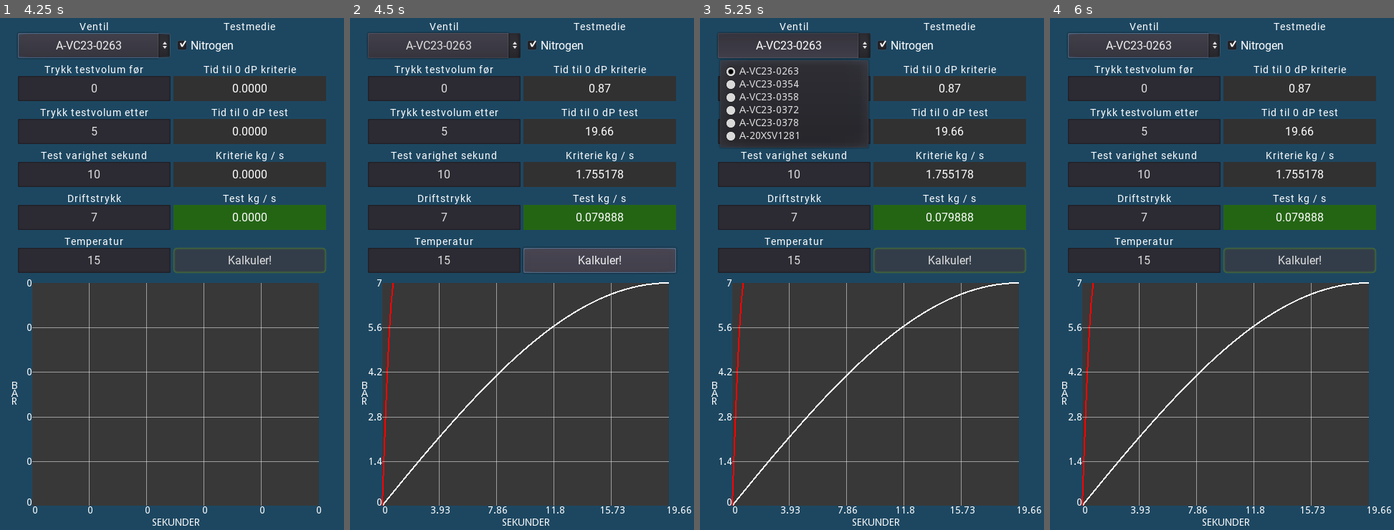
Above: before the commit, frames 1-4 (left to right).
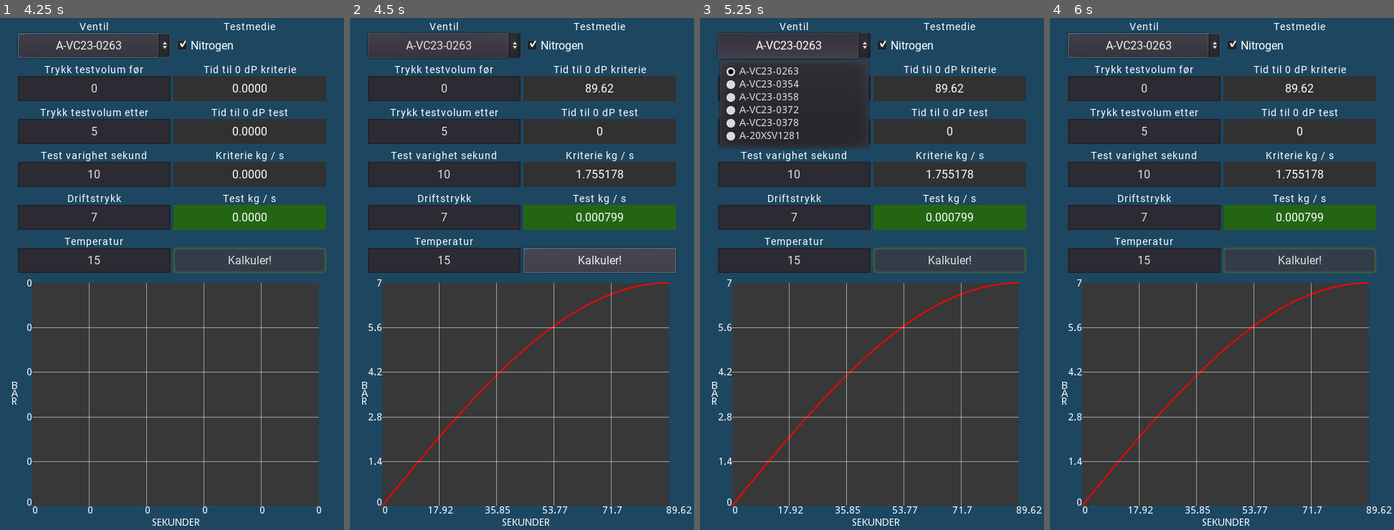
Above: after the commit, the same moments.

Repository: Keroflux/Critical-leak-test
Game: Godot game, scene res://Control.tscn
The game is run twice, just before and just after one commit, with the same random seed, the same clock (stepped at 60 frames per second) and the same inputs.
Inputs:
- Up to frame 1 (4.25 s): click "A-VC23-0263" at 0.5 s; click "Kalkuler!" at 1.25 s; click "Nitrogen" at 2 s; click "A-VC23-0263" at 2.75 s; click "Nitrogen" at 3.5 s
- Up to frame 2 (4.5 s): click "Kalkuler!" at 4.25 s
- Up to frame 3 (5.25 s): click "A-VC23-0263" at 5 s
- Up to frame 4 (6 s): click "Nitrogen" at 5.75 s

Frame 1 is identical in both runs. In frame 2, 1.0% of the frame differs, in the area x 9-100%, y 12-97%; in frame 3, 1.0%; in frame 4, 1.0%.

Commit message:
Ny og bedre?

Diff:
--- a/Control.tscn
+++ b/Control.tscn
@@ -1,6 +1,6 @@
 [gd_scene load_steps=9 format=2]
 
-[ext_resource path="res://Lekkasje.gd" type="Script" id=1]
+[ext_resource path="res://Lekkasje2.gd" type="Script" id=1]
 [ext_resource path="res://Trend.gd" type="Script" id=2]
 [ext_resource path="res://TrendLine.gd" type="Script" id=3]
 [ext_resource path="res://Font16l.tres" type="DynamicFont" id=4]
--- /dev/null
+++ b/Lekkasje2.gd
@@ -0,0 +1,365 @@
+extends Control
+
+var tag : String = "A-VC23-0263"
+var type : String = "Valve"
+
+# Variabler til bruk i kalkulering av lekkasje kriterie
+var MW: float = 28.01 	# MOL vekt for test medie
+var P1: float = 2.0 	# Trykk utenfor testvolum
+var P2: float = 1.0 	# Trykk i testvolum før test
+var PB: float = 1.0 	# Trykk i testvolum etter test
+var T: float = 15.0 	# Temperatur test medie
+var Di: float= 372.0 	# Indre rør diameter
+var Z: float = 0.98 	# Kompressabilitet til testmedie
+
+# Variabler til kalkulering av lekkasjerate under test
+var volume: float = 0.11876		# Testvolumet i m3
+const R: float = 8314.5			# Gasskonstanten
+var test_time: float = 900.0	# Testvarighet i sekunder
+
+# Variabler for lagring av resultat av kalkulasjoner
+var kgs_crit: float = 0.0	# Lekkasjekriterie i kg / s
+var kgs_test: float = 0.0	# Lekkasjerate under test i kg / s
+var kgs_real: float = 0.0	# Den faktiske lekkasjeraten under test i kg / s
+var sec_crit: float = 0.0	# Hvor lang tid i sekunder det tar for å nå 0 dP ved kriterie
+var sec_test: float = 0.0	# Hvor lang tid i sekunder det tar for å nå 0 dP ved test
+var P2_crit: Array = []		# Lagring av trend ved integrering av kriterie
+var P2_test: Array = []		# Lagring av trend ved integrering av test
+var test_orifice: float = 0.0
+
+# Ubrukt, tror jeg
+var comp_f = 0.98
+#var R = 0.000083145
+var max_leak_rate = 6006
+var k := 1.416
+var leak_krit = 0.1
+var Za = 0.9978
+
+
+# Legger ventilene i nedrekkslisten
+func _ready():
+	for i in VALVES.valves:
+		$"%OptionButton".add_item(i)
+
+
+# Kalkulerer lekkasjekriterie i kg / s
+func calc_leak_crit_gas(ori: float, dp: float)->float:
+	var K: float = 273.15 + T
+	var dP: float = dp
+	if P1 == 0:
+		P1 = 1
+	var Pr: float = dP / P1
+	var Do: float = ori / 10.0
+	var Yo: float = 1.008 - 0.338 * Pr
+	if Pr < 0.29:
+		Yo = 1 - 0.31 * Pr
+	var dg: float = (MW * P1) / (0.08314 * K * Z)
+	var kg_h: float = Do * Do * Yo * 0.62 * 1.265 * pow((dP * dg), 0.5)
+	var kg_s: float = kg_h / 3600
+	kg_s = abs(kg_s)
+	return kg_s
+
+
+# Kalkulerer (gjennimsnitt) lekkasje under test i kg / s
+func calc_leak_rate_gas()->float:
+	var K: float = 273.15 + T
+	var m1: float = P2 * 100000 * volume * MW / (Z * R * K)
+	var m2: float = PB * 100000 * volume * MW / (Z * R * K)
+	var kg_s: float = (m1 - m2) / test_time
+	var n: float = (m2 * 1000) / MW
+	var z: float = (PB * 100000 * volume) / (n * (R / 1000) * K)
+	kg_s = abs(kg_s)
+	return kg_s
+
+
+# Kalkulering orifice diameter ved gitt lekkasje
+func calc_orifice(kgs: float)->float:
+	var kgh = kgs * 3600
+	var K: float = 273.15 + T
+	var dP: float = P1 - P2
+	if P1 == 0:
+		P1 = 1
+	var Pr: float = dP / P1
+	var Yo: float = 1.008 - 0.338 * Pr
+	if Pr < 0.29:
+		Yo = 1 - 0.31 * Pr
+	var dg: float = (MW * P1) / (0.08314 * K * Z)
+	var orifice = sqrt(kgh / (Yo * 0.62 * 1.265 * pow((dP * dg), 0.5)))
+	return orifice
+
+
+# Mater test lekkasjeraten til integrerings funksjonen for å finne ut sekunder
+# til 0 dP
+func integrate_leak()->float:
+	var kg_s: float = calc_leak_rate_gas()
+	var kg_h: float = kgs_real * 3600
+	var orifice: float = calc_orifice(kg_h)
+	var sec: float = integrate_leak_gas("Test", orifice)
+	return sec
+
+
+# For ventiler med fast lekkasjerate på 0.05 kg / s
+func integrate_leak_005()->float:
+	var kg_s: float = 0.05
+	var kg_h: float = 0.05 * 3600
+	var orifice: float = calc_orifice(kg_h)
+	var sec: float = integrate_leak_gas("Test", orifice)
+	return sec
+
+
+# Regner ut sekunder det vil ta å nå 0 dP i testsegmentet ved en gitt lekasjerate
+# og lagrer punkter for å lage trend til forventet trykkutvikling
+func integrate_leak_gas(type: String, ori: float)->float:
+	var sec: float = 0.0
+	var count: int = 15
+	var step: float = 0.01
+	var p1 = P1
+	var p2 = P2
+	if type == "Criteria":
+		P2_crit.clear()
+	else:
+		P2_test.clear()
+	while p2 < p1:
+		var K: float = 273.15 + T
+		var m1: float = p2 * 100000 * volume * MW / (Z * R * K)
+		var leak = calc_leak_crit_gas(ori, p1 - p2)
+		m1 += leak * step
+		p2 = m1 / (100000 * volume * MW / (Z * R * K))
+		sec += step
+		if count == 15:
+			if type == "Criteria":
+				P2_crit.append(p2)
+			else:
+				P2_test.append(p2)
+			count = 0
+		count += 1
+	return sec
+
+
+func find_real_leak2():
+	var p0 = P2
+	var t0 := 0.0
+	var t = test_time
+	var p = PB
+	var ori = calc_orifice(kgs_test * 3600)
+	var kgs := 0.0
+
+	var m0 = p0 * 100000 * volume * MW / (Z * R * (T + 273.15))
+	var dt := 0.05
+	for i in range (1000):
+		ori += 0.01
+		t0 = 0
+		p0 = P2
+		m0 = p0 * 100000 * volume * MW / (Z * R * (T + 273.15))
+		while t0 <= test_time:
+			var K: float = 273.15 + T
+			var dP: float = P1 - p0
+			if P1 == 0:
+				P1 = 1
+			var Pr: float = dP / P1
+			var Do = ori
+			var Yo: float = 1.008 - 0.338 * Pr
+			if Pr < 0.29:
+				Yo = 1 - 0.31 * Pr
+			var dg: float = (MW * P1) / (0.08314 * K * Z)
+			var kg_h: float = Do * Do * Yo * 0.62 * 1.265 * pow((dP * dg), 0.5)
+			var kg_s: float = kg_h / 3600
+			kg_s = abs(kg_s)
+
+			m0 += kg_s * dt
+			p0 = m0 / (100000 * volume * MW / (Z * R * (T + 273.15)))
+			t0 += dt
+
+			if p0 >= p:
+				kgs = kg_s
+				break
+
+		if p0 >= p:
+			return calc_leak_crit_gas(ori, P1 - P2)
+
+
+# Kalkulerer den høyeste (første) lekkasjeraten under testen fra gjennomsnittet
+func find_real_leak(orifice, kgs):
+	var num = 0
+	var p0 = P2								#Trykk før test
+	var t0 := 0.0							#Klakulert test varighet
+	var t = test_time						#Test varighet
+	var p = PB								#Trykk etter test
+	var ori_pre = kgs / (P1 - P2) * 25	#Predikerer en sikker økning av orifice før loopen
+	var predicted_orifice = orifice + ori_pre #Orifice testraten tilsvarer
+	var m0 := 0.0							#Masse ved teststart
+	var dt := 1.0 / 50.0 					#Tidsenhet
+#	Loop som øker størrelsen på orificen for hver ieterasjon og simulerer trykkoppbygging.
+#	Når simulert sluttrykk (p0) når testens sluttrykk (p) og simulert testvarighet (t0)
+#	er større eller lik testvarighet (test_time) returneres lekkasjeraten for tilsvarende orifice
+	for i in range (1000):
+		predicted_orifice += 0.01
+		t0 = 0
+		p0 = P2
+		m0 = p0 * 100000 * volume * MW / (Z * R * (T + 273.15))
+		while p0 < p:
+			var K: float = 273.15 + T
+			var dP: float = P1 - p0
+			if P1 == 0:
+				P1 = 1
+			var Pr: float = dP / P1
+			var Do : float = predicted_orifice
+			var Yo: float = 1.008 - 0.338 * Pr
+			if Pr < 0.29:
+				Yo = 1 - 0.31 * Pr
+			var dg: float = (MW * P1) / (0.08314 * K * Z)
+			var kg_h: float = Do * Do * Yo * 0.62 * 1.265 * pow((dP * dg), 0.5)
+			var kg_s: float = kg_h / 3600
+			kg_s = abs(kg_s)
+
+			m0 += kg_s * dt
+			p0 = m0 / (100000 * volume * MW / (Z * R * (T + 273.15)))
+			t0 += dt
+			num += 1
+			if p0 >= p:
+				break
+
+		if t0 <= test_time:
+			return calc_leak_crit_gas(predicted_orifice, P1 - P2)
+
+
+# Setter verdier for testmedie og ventil
+func set_test_variables()->void:
+	var valve = VALVES.valves[tag]
+
+	if $"%Nitrogen".pressed:
+		MW = 28.01
+		Z = 0.98
+	else:
+		MW = valve["MW"]
+		Z = valve["Z"]
+
+	if valve["Di"] == 0:
+		type = "Valve"
+	else:
+		type = "Check"
+		Di = valve["Di"]
+		volume = valve["volume"]
+
+
+# Sender verdier til trend og starter tegning
+func init_trend()->void:
+	$"%Trend".test = P2_test
+	$"%Trend".crit = P2_crit
+	if sec_test >= sec_crit:
+		$"%Trend".seconds = sec_test
+	else:
+		$"%Trend".seconds = sec_crit
+	$"%Trend".max_pressure = P1 - 1
+	$"%Trend".min_pressure = P2 - 1
+	$"%Trend".calculate_point_distance()
+	$"%Trend".place_sec_marks()
+	$"%TrendLine".data_points = P2_test
+	$"%TrendLine2".data_points = P2_crit
+	$"%TrendLine".trend_run()
+	$"%TrendLine2".trend_run()
+
+
+# Klikkevent fra "kalkuler" kanppen
+func _on_Button_pressed()->void:
+	P2 = float($"%PressureStart".text) + 1
+	P1 = float($"%PressureExternal".text) + 1
+	PB = float($"%PressureAfter".text) + 1
+	T = float($"%Temperatur".text)
+	test_time = float($"%TestTime".text)
+
+	set_test_variables()
+
+	if type == "Valve":
+		kgs_crit = 0.05
+	else:
+		kgs_crit = calc_leak_crit_gas(Di, P1 - P2)
+	var crit_orifice = calc_orifice(kgs_crit)
+	print(crit_orifice)
+	sec_crit = integrate_leak_gas("Criteria", Di / 10)
+
+	kgs_test = calc_leak_rate_gas()
+	test_orifice = calc_orifice(kgs_test)
+	kgs_real = find_real_leak(test_orifice, kgs_test)
+	test_orifice = calc_orifice(kgs_real)
+#	sec_test = integrate_leak_gas("Test", test_orifice)
+
+	$"%LeakRate".text = str(kgs_real)
+	$"%CritLeak".text = str(kgs_crit)
+
+	$"%CritLeakSec".text = str(sec_crit)
+	$"%LeakSec".text = str(sec_test)
+	init_trend()
+
+	if kgs_real > kgs_crit:
+		$"%LeakRate".get_stylebox("normal").bg_color = Color(0.583008, 0.04327, 0.04327)
+	else:
+		$"%LeakRate".get_stylebox("normal").bg_color = Color(0.141176, 0.396078, 0.078431)
+
+
+# Klikkevent fra netrekkslisten
+func _on_OptionButton_item_selected(index)->void:
+	tag = $"%OptionButton".get_item_text(index)
+
+func calc_leak_new(ori, pipe):
+	var K = 273.15 + T
+	var p1 = P1 * 100000.0
+	var p2 = P2 * 100000.0
+	var dP: float = p1 - p2
+	print(dP)
+	var C = 0.62
+	var beta = ori / pipe
+	var dg = (MW * p1) / (8314 * K * Z)
+	print(dg)
+	var e = 1.0
+	var d2 = ori * ori
+	var Qm = (C / sqrt(1 - pow(beta, 4))) * e * (PI / 4) * d2 * sqrt(2 * dg * dP)
+	print(Qm)
+
+# Gammel kode, som jeg kanskje får bruk for??
+#func calculate_leak_criteria():
+#	var K = 273.15 + T
+#	var total_A2 = pow(Di / 2, 2) * PI
+#	var max_A2 = total_A2 * (leak_krit / 100)
+#	max_A2 = 13.22905358
+#	var r = P2 / P1
+#	var rc = pow(2 / (k + 1), k / (k-1))
+#	var rcc = pow(2 / (k + 1), (k + 1) / (k-1))
+#	var C = 0
+#	if k == 0:
+#		C = 0
+#	elif r > rc:
+#		C = 0.62
+#	else:
+#		C = 0.84 - (0.84 - 0.75) * (r / rc)
+#	var kg_s = C / 10 * max_A2 * P1 * sqrt(k * (MW / (Za * 8314 * K)) * rcc)
+#	$"%CritLeak".text = str(kg_s)
+#	kgs_crit = kg_s
+#
+#	var dP: float = P1 - P0
+#	var n0 = (P0 * volume) / (R * K * comp_f)
+#	var n1 = (P1 * volume) / (R * K * comp_f)
+#	var dm = (n1 * MW - n0 * MW) / 1000
+#	var dt = dm / max_leak_rate * 3600
+#	if dt == 0:
+#		dt = 1.0
+#	var bar_s = dP / dt
+#	$LeakRate.text = str(bar_s)
+#
+#
+#func calculate_leak_kgs():
+#	var K = 273.15 + T
+#	var m1 = P2 * 100000 * volume * MW / (Za * 8341 * K)
+#	var m2 = PB * 100000 * volume * MW / (Za * 8341 * K)
+#	var kg_s = (m1 - m2) / test_time
+#	$LeakRate3.text = str(kg_s)
+#	kgs_test = kg_s
+#	if kgs_test > kgs_crit:
+#		$ColorRect.self_modulate = Color(1.0, 0.0, 0.0)
+#	else:
+#		$ColorRect.self_modulate = Color(0.0, 1.0, 0.0)
+
+
+
+func _on_Trend_resized():
+	init_trend()
